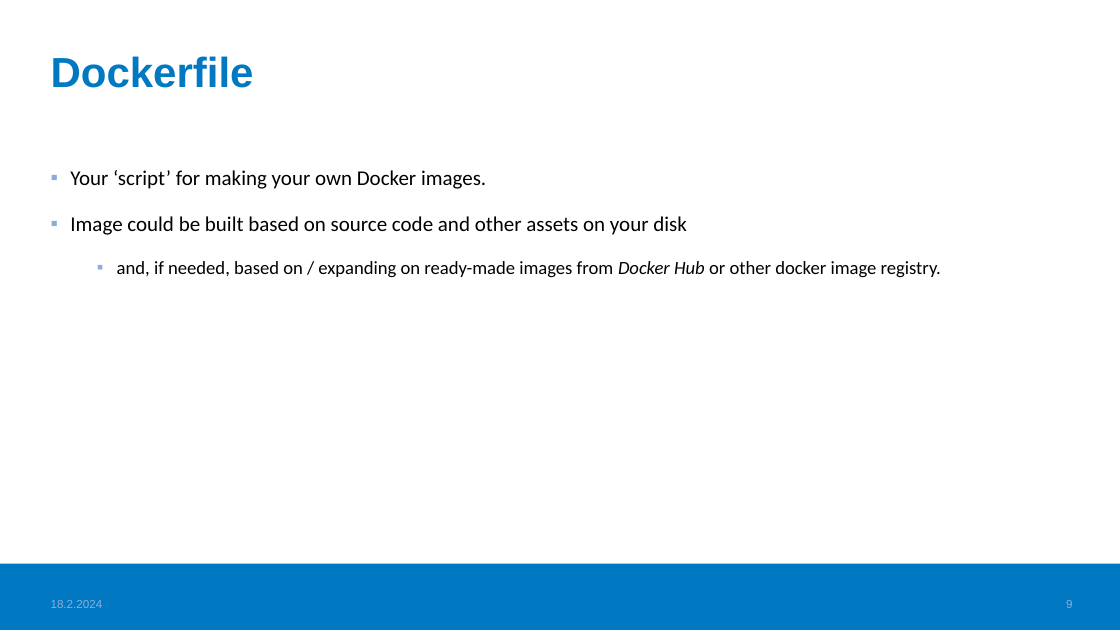
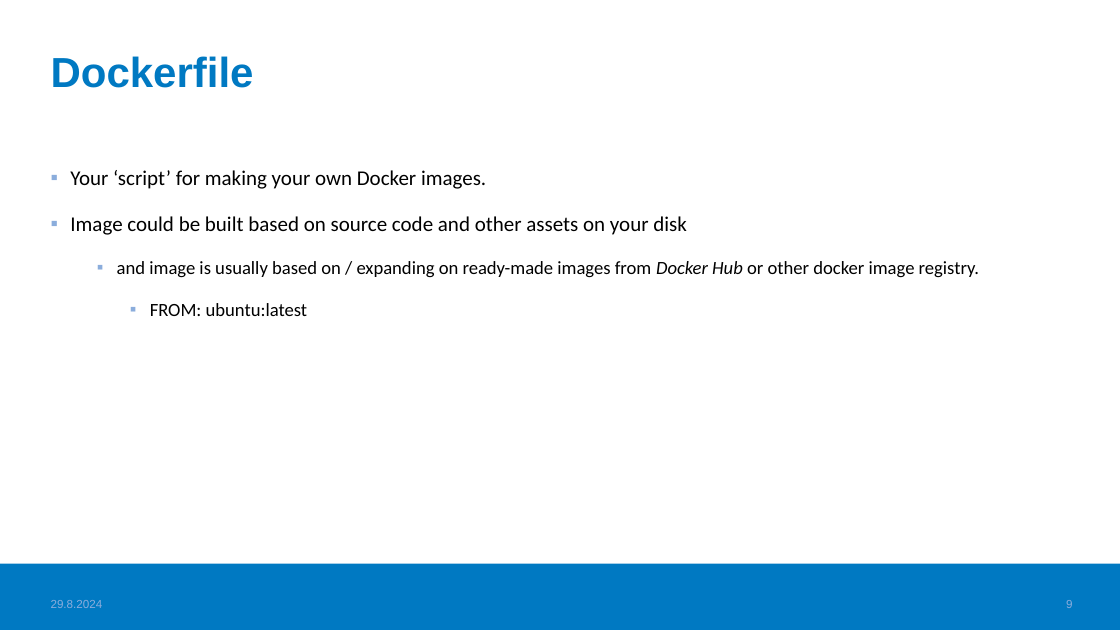
Before and after one commit to haagahelia/ohke-teknologiat, a slide deck: slide 9 of 01_docker/DockerConceptsAndVocabulary.pptx. Drawn at 1120x630 pixels with LibreOffice and Linux fonts; fonts in the diff are those of the drawing; background and template pictures are left out. Boxes give left, top, right and bottom in pixels: in the first picture for what was removed or moved away, otherwise in the second. Text is boxed around its words. In the diff, an @@ line names an element or a change of style, - is before the commit and + after.

Commit message:
Update and improve all Docker materials

```diff
--- a/01_docker/DockerConceptsAndVocabulary.pptx
+++ b/01_docker/DockerConceptsAndVocabulary.pptx
@@ text at <box>117,261,979,316</box>: text changed @@
-  ▪ and, if needed, based on / expanding on ready-made images from Docker Hub or other docker image registry.
+  ▪ and image is usually based on / expanding on ready-made images from Docker Hub or other docker image registry.
+    ▪ FROM: ubuntu:latest
@@ text at <box>51,600,103,608</box>: text changed @@
-18.2.2024
+29.8.2024
```
Also in this commit, not shown: 18 other slides changed, 3 other files.
